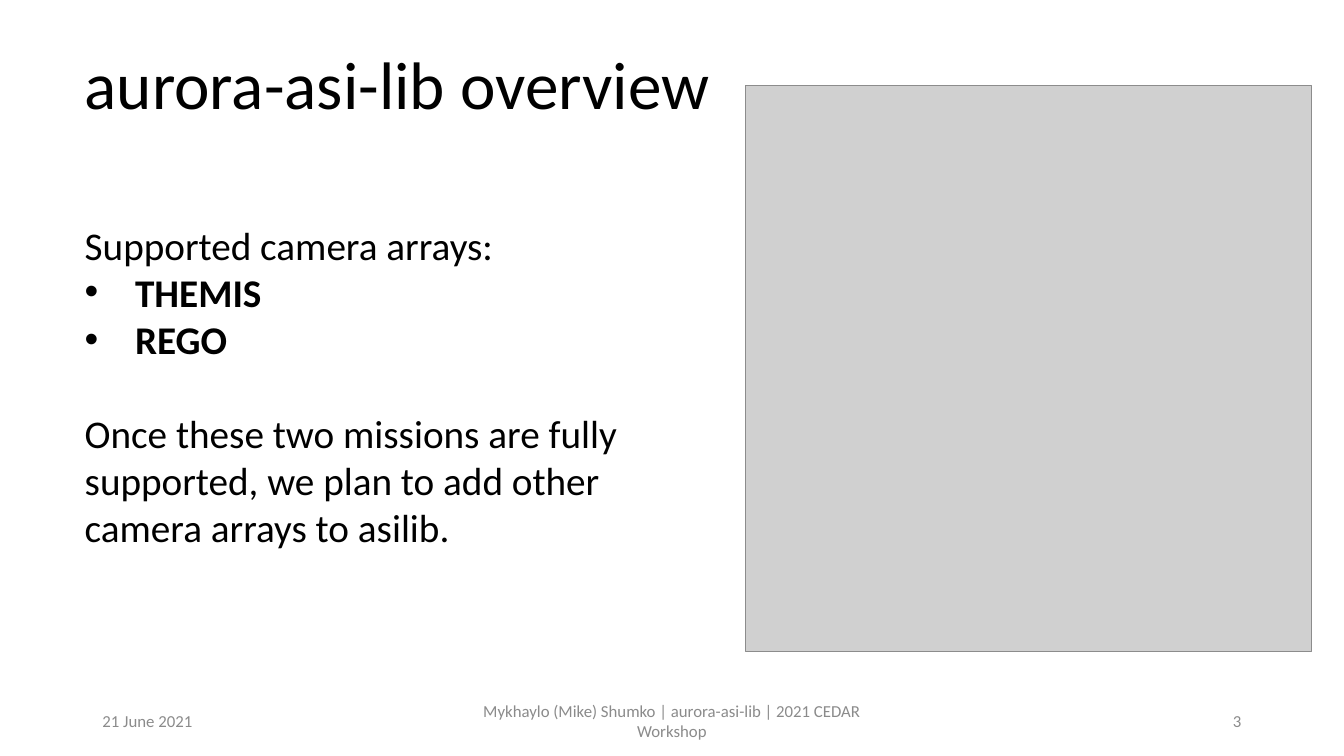
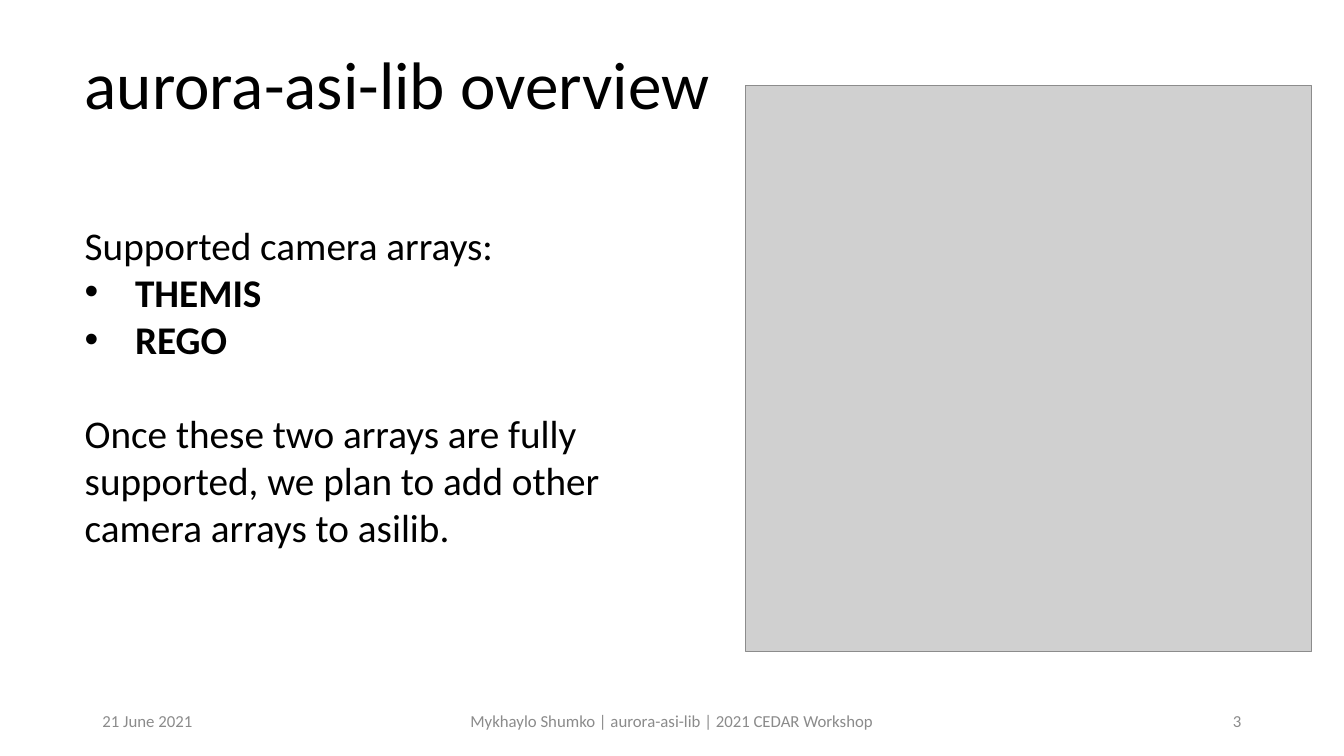
Before and after one commit to mshumko/asilib, a slide deck: slide 3 of presentations/2021_cedar_shumko_asilib.pptx. Drawn at 1344x756 pixels with LibreOffice and Linux fonts; fonts in the diff are those of the drawing; grey boxes stand for pictures. Boxes give left, top, right and bottom in pixels: in the first picture for what was removed or moved away, otherwise in the second. Text is boxed around its words. In the diff, an @@ line names an element or a change of style, - is before the commit and + after.

```diff
--- a/presentations/2021_cedar_shumko_asilib.pptx
+++ b/presentations/2021_cedar_shumko_asilib.pptx
@@ text at <box>85,420,599,549</box>: text changed @@
-Once these two missions are fully supported, we plan to add other camera arrays to asilib.
+Once these two arrays are fully supported, we plan to add other camera arrays to asilib.
@@ text at <box>470,715,872,730</box>: text changed @@
-Mykhaylo (Mike) Shumko | aurora-asi-lib | 2021 CEDAR Workshop
+Mykhaylo Shumko | aurora-asi-lib | 2021 CEDAR Workshop
```
Also in this commit, not shown: 9 other slides changed, 1 other file.
